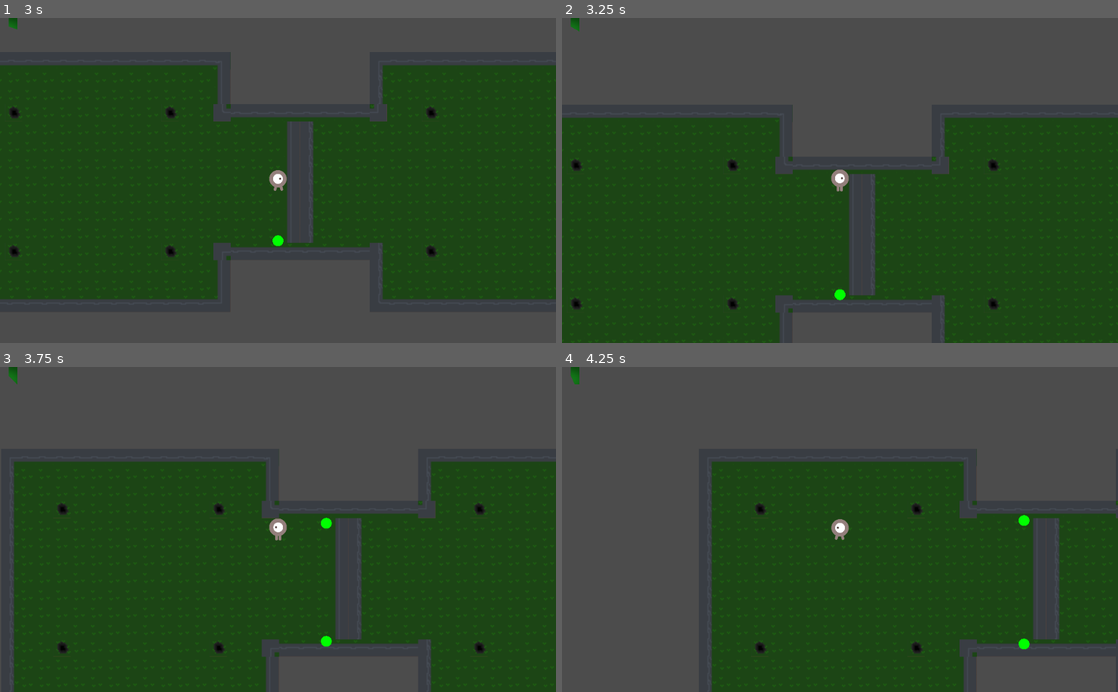
Above: before the commit, frames 1-4 (two rows, left to right).
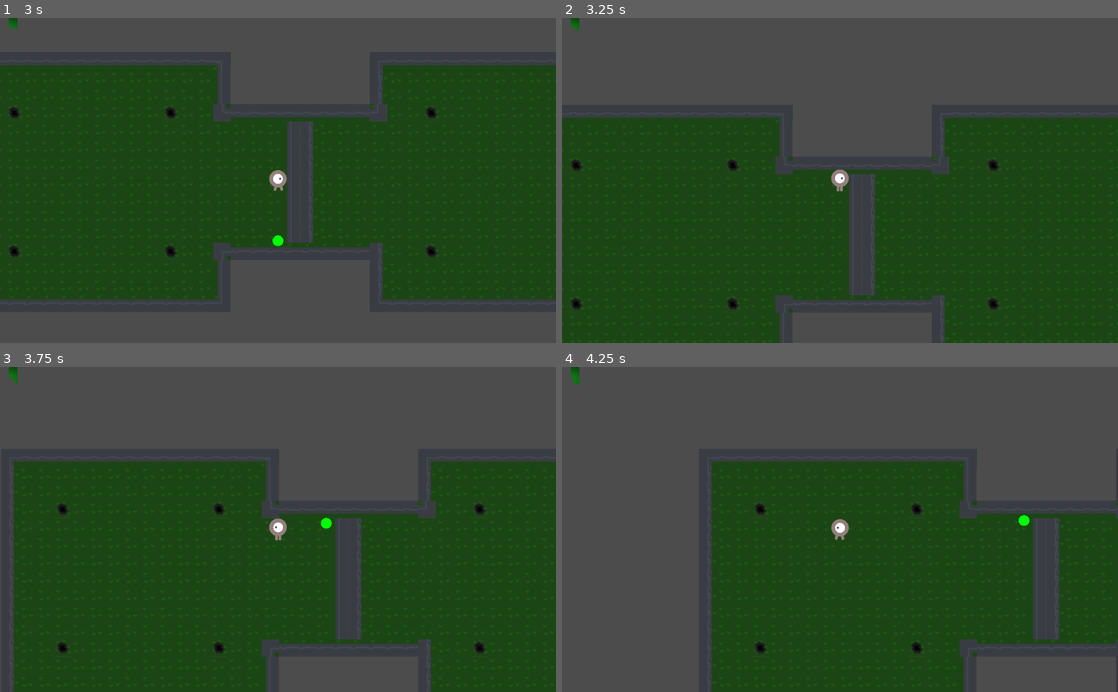
Above: after the commit, the same moments.

Repository: FiBe4000/Gamejam2022
Game: Godot game, scene res://src/Main.tscn
The game is run twice, just before and just after one commit, with the same random seed, the same clock (stepped at 60 frames per second) and the same inputs.
Inputs:
- Up to frame 1 (3 s): tap Enter at 0.5, 2.75 s; hold D (move_right) 0.53-1.28 s; hold Down (aim_down) 0.53-1.28 s; hold S (move_down) 1.28-2.03 s; tap Left (aim_left) at 1.35 s; tap Space (shoot) at 2 s; hold D (move_right) 2.03-2.78 s; hold Right (aim_right) 2.03-2.78 s; hold W (move_up) from 2.78 s (still down); tap Up (aim_up) at 2.85 s
- Up to frame 2 (3.25 s): keep holding W (move_up)
- Up to frame 3 (3.75 s): tap Space (shoot) at 3.5 s; release W (move_up) at 3.53 s; hold A (move_left) from 3.53 s (still down); hold Space (shoot) from 3.53 s (still down)
- Up to frame 4 (4.25 s): keep holding A (move_left); keep holding Space (shoot)

Frame 1 is identical in both runs. In frame 2, less than 0.1% of the frame differs, in the area x 49-51%, y 83-87%; in frame 3, less than 0.1%, in the area x 57-60%, y 82-87%; in frame 4, less than 0.1%.

Commit message:
Make bullet collide with walls

Diff:
--- a/src/Map.gd
+++ b/src/Map.gd
@@ -26,8 +26,8 @@
 # Take a tile map and set the collision layer to an unused layer if it is not visible
 func _toggle_tilemap_collision(tileMap):
   if tileMap.visible:
-    tileMap.collision_layer = 1
-    tileMap.collision_mask  = 1
+    tileMap.collision_layer = 3
+    tileMap.collision_mask  = 3
   else:
     tileMap.collision_layer = 0
     tileMap.collision_mask  = 0
